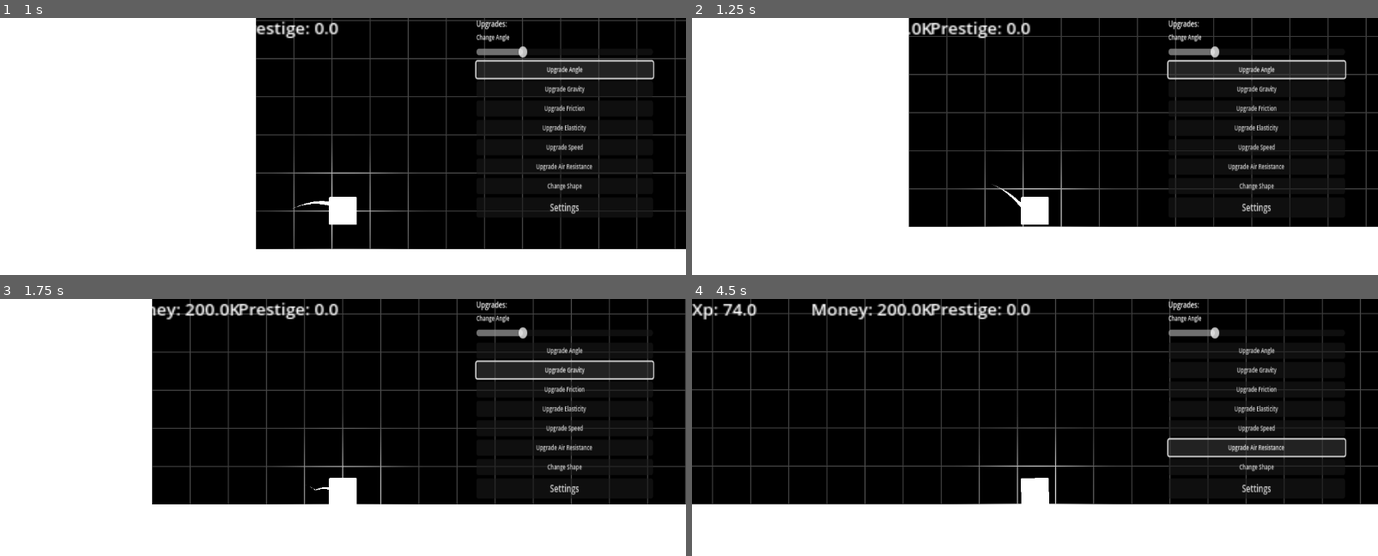
Above: before the commit, frames 1-4 (two rows, left to right).
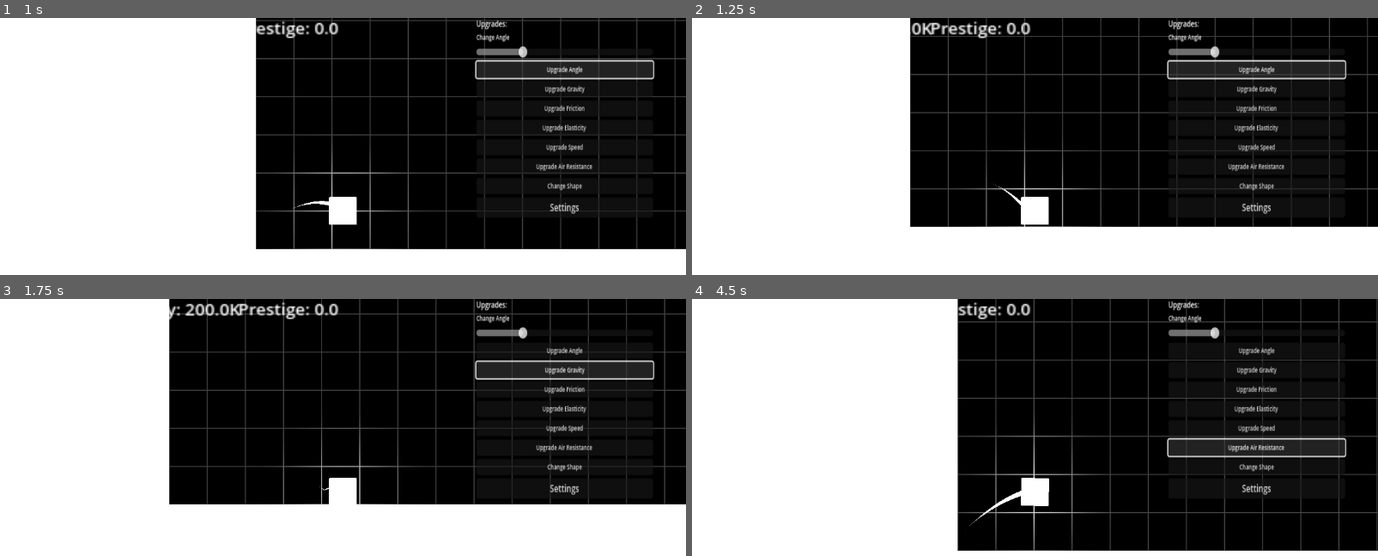
Above: after the commit, the same moments.

Repository: Lueegee1/Skr-t-Kast-Spil
Game: Godot game, scene res://main/root.tscn
The game is run twice, just before and just after one commit, with the same random seed, the same clock (stepped at 60 frames per second) and the same inputs.
Inputs:
- Up to frame 1 (1 s): click "Upgrade Angle" at 0.5 s
- Up to frame 2 (1.25 s): no input
- Up to frame 3 (1.75 s): click "Upgrade Gravity" at 1.25 s
- Up to frame 4 (4.5 s): click "Upgrade Friction" at 2 s; click "Upgrade Elasticity" at 2.75 s; click "Upgrade Speed" at 3.5 s; click "Upgrade Air Resistance" at 4.25 s

Frame 1 is identical in both runs. In frame 2, 2.8% of the frame differs, in the area x 31-99%, y 0-82%; in frame 3, 5.1%; in frame 4, 47%, in the area x 0-100%, y 0-98%.

Commit message:
Fix friction

Diff:
--- a/main/BallMechanics.gd
+++ b/main/BallMechanics.gd
@@ -14,7 +14,7 @@
 @export var time_between_launch = 0.5                  # the time between launch command being given and the RigidBody2D actually being launched
 @export var air_resistance = 0.5                     # uses the "damp" variable as air resistance
 @export var gravity = 1                                # uses the "gravity_scale" as gravity
-@export var ground_friction = 0.00001                     # uses PhysicsMaterial's "friction" as friction
+@export var ground_friction = 0.1                     # uses PhysicsMaterial's "friction" as friction
 @export var ground_elasticity = 0.5                    # uses PhysicsMaterial's "bounce" as the grounds elasticity
 
 # variables
Not shown: 1 places in main/main.tscn that only renumber resources
